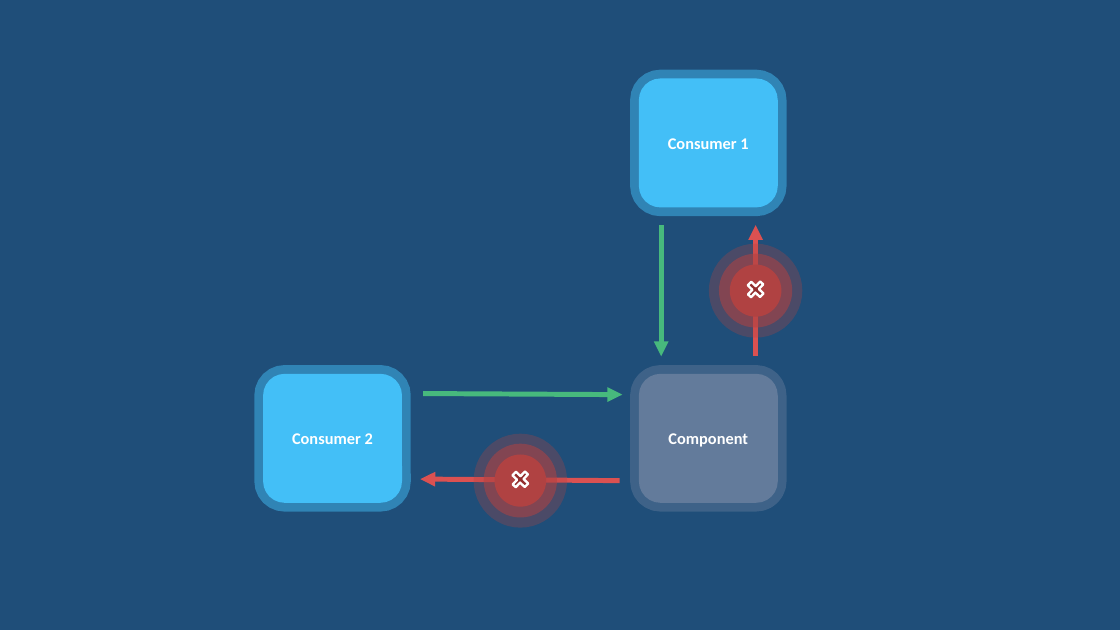
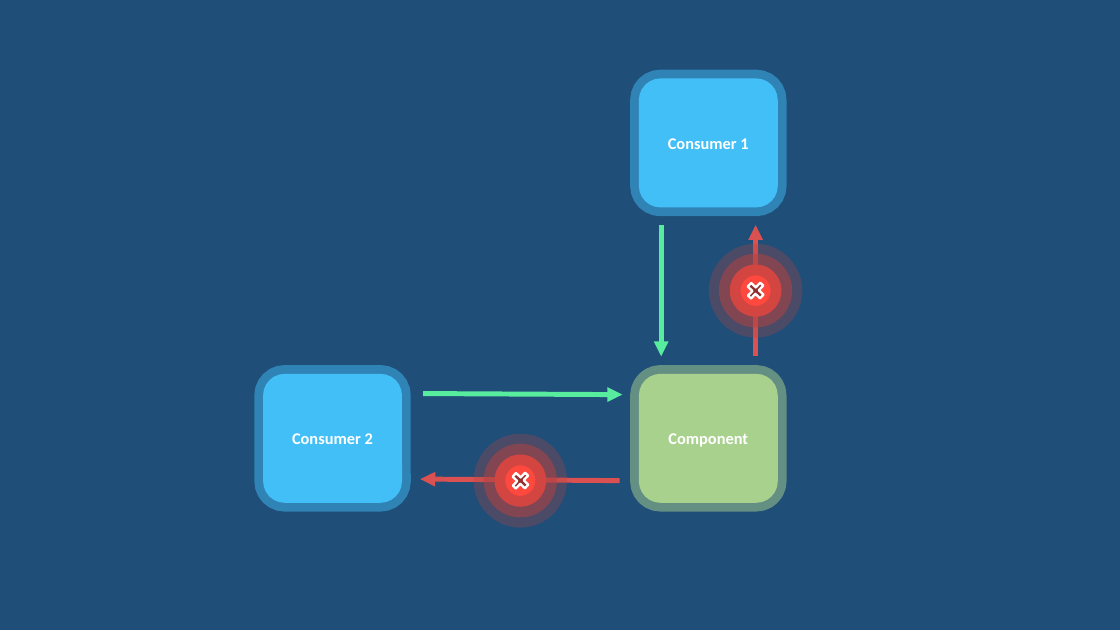
Before and after one commit to rogeralsing/Presentations, a slide deck: slide 11 of FailingGracefully/QConSP/protoactor.pptx (slide 10 before the commit). Drawn at 1120x630 pixels with LibreOffice and Linux fonts; fonts in the diff are those of the drawing. Boxes give left, top, right and bottom in pixels: in the first picture for what was removed or moved away, otherwise in the second. Text is boxed around its words. In the diff, an @@ line names an element or a change of style, - is before the commit and + after.

```diff
--- a/FailingGracefully/QConSP/protoactor.pptx
+++ b/FailingGracefully/QConSP/protoactor.pptx
@@ arrow (661, 225) - (661, 356): stroke #47B97D 4.25 pt to #58EC9F 4.25 pt @@
@@ ellipse at [730,265,782,317]: fill #B04242 to #FF493E @@
@@ rounded rectangle "Component" at [639,374,778,503]: fill #637B9B to #A9D18E; outline #637B9B 15 pt to #A9D18E 15 pt @@
@@ arrow (423, 394) - (623, 395): stroke #47B97D 4.25 pt to #58EC9F 4.25 pt @@
@@ ellipse at [495,455,547,507]: fill #B04242 to #FF493E @@
```
Also in this commit, not shown: 13 other slides changed, 5 slides added, 1 slide removed.
